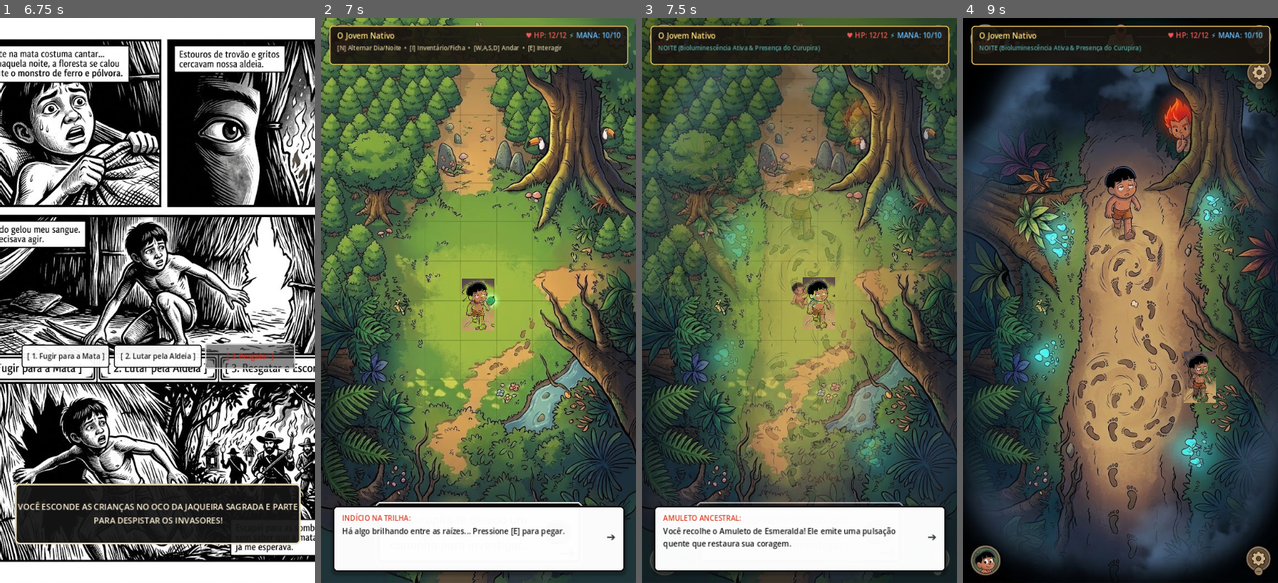
Above: before the commit, frames 1-4 (left to right).
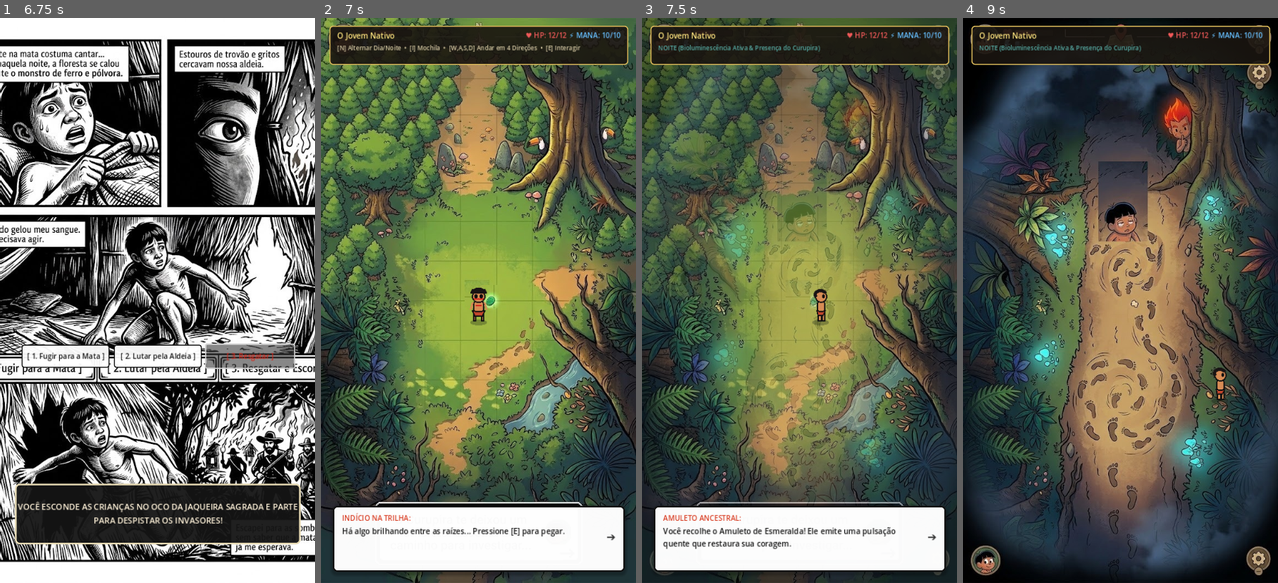
Above: after the commit, the same moments.

Repository: thofurtado/Fogo-Fatuo-e-Ferro
Game: Godot game, scene res://Scenes/MainMenu.tscn
Same seed, same stepped clock (60 frames per second), same inputs: the game is played once before the commit and once after it.
Inputs:
- Up to frame 1 (6.75 s): click "✦ INICIAR AVENTURA ✦" at 0.5 s; click "‹ VOLTAR" at 1.25 s; click "✦ INICIAR AVENTURA ✦" at 2 s; click "◀" at 2.75 s; click "▶" at 3.5 s; click "✦ ESCOLHER ESTE ARQUÉTIPO ✦" at 4.25 s; click "[ 1. Fugir para a Mata ]" at 5 s; click "[ 2. Lutar pela Aldeia ]" at 5.75 s; click "[ 3. Resgatar ]" at 6.5 s
- Up to frame 2 (7 s): no input
- Up to frame 3 (7.5 s): tap E at 7.25 s; hold Right (ui_right) from 7.28 s (still down); tap N at 7.35 s
- Up to frame 4 (9 s): tap Enter (ui_accept) at 7.52, 8.27 s; release Right (ui_right) at 8.03 s; hold Down (ui_down) 8.03-8.78 s; tap I at 8.1, 8.75 s; hold Right (ui_right) from 8.78 s (still down); tap E at 8.85 s

Frame 1 is identical in both runs. In frame 2, 1.0% of the frame differs, in the area x 30-83%, y 4-56%; in frame 3, 1.7%; in frame 4, 2.8%, in the area x 42-84%, y 25-69%.

Commit message:
feat: integracao do WWN Deluxe, remocao de duplicacao no fundo e spritesheet 4 direcoes com fisica

Diff:
--- a/Scenes/ForestGame.tscn
+++ b/Scenes/ForestGame.tscn
@@ -3,13 +3,13 @@
 [ext_resource type="Script" path="res://Scripts/ForestGame.gd" id="1_forest"]
 [ext_resource type="Script" path="res://Scripts/CurumimPlayer.gd" id="2_player"]
 [ext_resource type="Script" path="res://Scripts/Amuleto.gd" id="3_amulet"]
-[ext_resource type="Texture2D" path="res://Assets/Backgrounds/mata_dia.jpg" id="4_bg_dia"]
-[ext_resource type="Texture2D" path="res://Assets/Backgrounds/mata_noite.jpg" id="5_bg_noite"]
-[ext_resource type="Texture2D" path="res://Assets/Sprites/curumim_transparente.png" id="6_curumim_tex"]
+[ext_resource type="Texture2D" path="res://Assets/Backgrounds/mata_dia_limpa.jpg" id="4_bg_dia"]
+[ext_resource type="Texture2D" path="res://Assets/Backgrounds/mata_noite_limpa.jpg" id="5_bg_noite"]
+[ext_resource type="Texture2D" path="res://Assets/Sprites/curumim_spritesheet.png" id="6_curumim_sheet"]
 [ext_resource type="Texture2D" path="res://Assets/Sprites/amuleto_verde.png" id="7_amulet_tex"]
 
 [sub_resource type="CircleShape2D" id="CircleShape2D_curumim"]
-radius = 20.0
+radius = 16.0
 
 [sub_resource type="CircleShape2D" id="CircleShape2D_amulet"]
 radius = 35.0
@@ -18,10 +18,10 @@
 radius = 65.0
 
 [sub_resource type="RectangleShape2D" id="RectangleShape2D_tree_right"]
-size = Vector2(160, 400)
+size = Vector2(160, 420)
 
 [sub_resource type="RectangleShape2D" id="RectangleShape2D_tree_left"]
-size = Vector2(140, 500)
+size = Vector2(150, 520)
 
 [sub_resource type="StyleBoxFlat" id="StyleBoxFlat_hud"]
 bg_color = Color(0.1, 0.08, 0.06, 0.9)
@@ -136,8 +136,11 @@
 script = ExtResource("2_player")
 
 [node name="Sprite2D" type="Sprite2D" parent="Player"]
-scale = Vector2(0.65, 0.65)
-texture = ExtResource("6_curumim_tex")
+scale = Vector2(1.2, 1.2)
+texture = ExtResource("6_curumim_sheet")
+hframes = 3
+vframes = 4
+frame = 1
 
 [node name="CollisionShape2D" type="CollisionShape2D" parent="Player"]
 position = Vector2(0, 16)
@@ -194,7 +197,7 @@
 layout_mode = 2
 theme_override_colors/font_color = Color(0.85, 0.8, 0.65, 1)
 theme_override_font_sizes/font_size = 11
-text = "[N] Alternar Dia/Noite  •  [I] Inventário/Ficha  •  [W,A,S,D] Andar  •  [E] Interagir"
+text = "[N] Alternar Dia/Noite  •  [I] Mochila  •  [W,A,S,D] Andar em 4 Direções  •  [E] Interagir"
 
 [node name="DiceLogPanel" type="PanelContainer" parent="UILayer"]
 visible = false
--- a/Scripts/CurumimPlayer.gd
+++ b/Scripts/CurumimPlayer.gd
@@ -1,9 +1,11 @@
 extends CharacterBody2D
 
-@export var speed: float = 180.0
+@export var speed: float = 190.0
 @onready var sprite = $Sprite2D
 
-var walk_cycle: float = 0.0
+var current_direction: String = "down"
+var walk_anim_timer: float = 0.0
+var current_step_col: int = 1 # 0: passo esq, 1: idle, 2: passo dir
 
 func _physics_process(delta):
 	var dir = Vector2.ZERO
@@ -16,21 +18,40 @@
 	if Input.is_action_pressed("ui_up") or Input.is_key_pressed(KEY_W):
 		dir.y -= 1
 
+	# Atualiza direção predominante
+	if dir.y > 0:
+		current_direction = "down"
+	elif dir.y < 0:
+		current_direction = "up"
+	elif dir.x > 0:
+		current_direction = "right"
+	elif dir.x < 0:
+		current_direction = "left"
+
 	velocity = dir.normalized() * speed
 	move_and_slide()
 
-	# Mantém dentro da área da tela (largura 572, altura 1024)
-	position.x = clamp(position.x, 140.0, 430.0)
-	position.y = clamp(position.y, 160.0, 850.0)
+	# Animação de caminhada em 4 direções
+	if velocity.length() > 5.0:
+		walk_anim_timer += delta * 8.0
+		var frame_cycle = int(walk_anim_timer) % 4
+		# Sequência: 0 -> 1 -> 2 -> 1
+		if frame_cycle == 3:
+			current_step_col = 1
+		else:
+			current_step_col = frame_cycle
+	else:
+		walk_anim_timer = 0.0
+		current_step_col = 1 # Posição neutra/idle
 
-	# Animação suave
-	if velocity.length() > 5.0:
-		walk_cycle += delta * 12.0
-		sprite.position.y = -abs(sin(walk_cycle)) * 4.0
-		if velocity.x < -5.0:
-			sprite.flip_h = true
-		elif velocity.x > 5.0:
-			sprite.flip_h = false
-	else:
-		walk_cycle = 0.0
-		sprite.position.y = lerp(sprite.position.y, 0.0, delta * 8.0)
+	_update_sprite_frame()
+
+func _update_sprite_frame():
+	var row = 0
+	match current_direction:
+		"down": row = 0
+		"up": row = 1
+		"right": row = 2
+		"left": row = 3
+
+	sprite.frame = row * 3 + current_step_col
Binary file added: Assets/Backgrounds/mata_dia_limpa.jpg
Not shown, added: Assets/Backgrounds/mata_dia_limpa.jpg.import
Binary file added: Assets/Backgrounds/mata_noite_limpa.jpg
Not shown, added: Assets/Backgrounds/mata_noite_limpa.jpg.import
Binary file added: Assets/Sprites/curumim_spritesheet.png
Not shown, added: Assets/Sprites/curumim_spritesheet.png.import
Not shown, changed: .gitignore
Not shown, added: clean_bg.py
Not shown, added: extract_toc.py
Not shown, added: extract_wwn_core.py
Not shown, added: make_spritesheet.py
